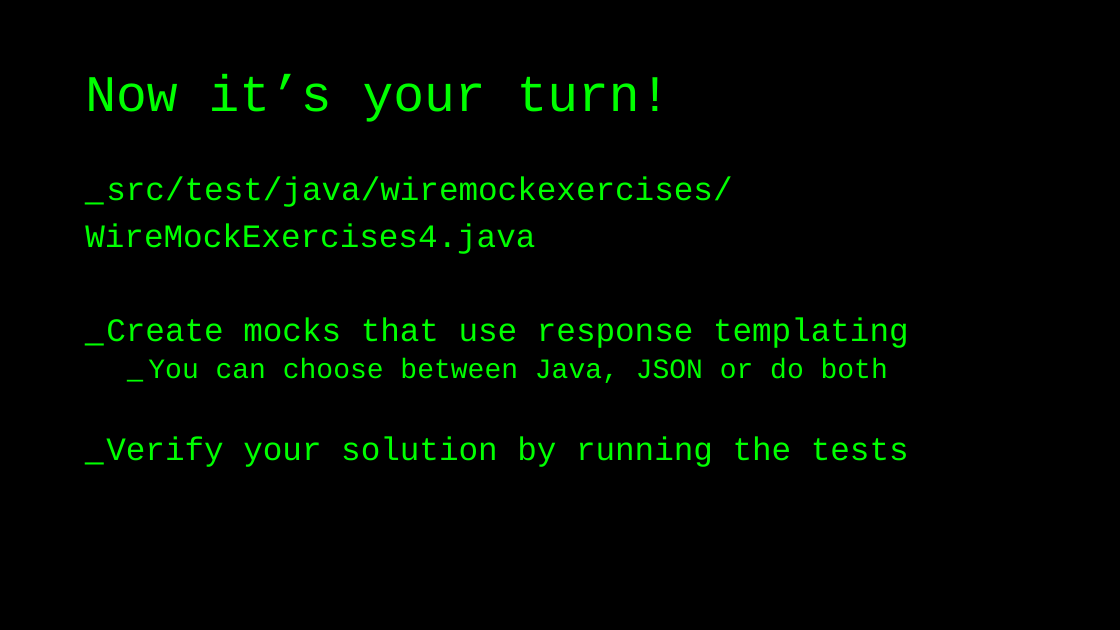
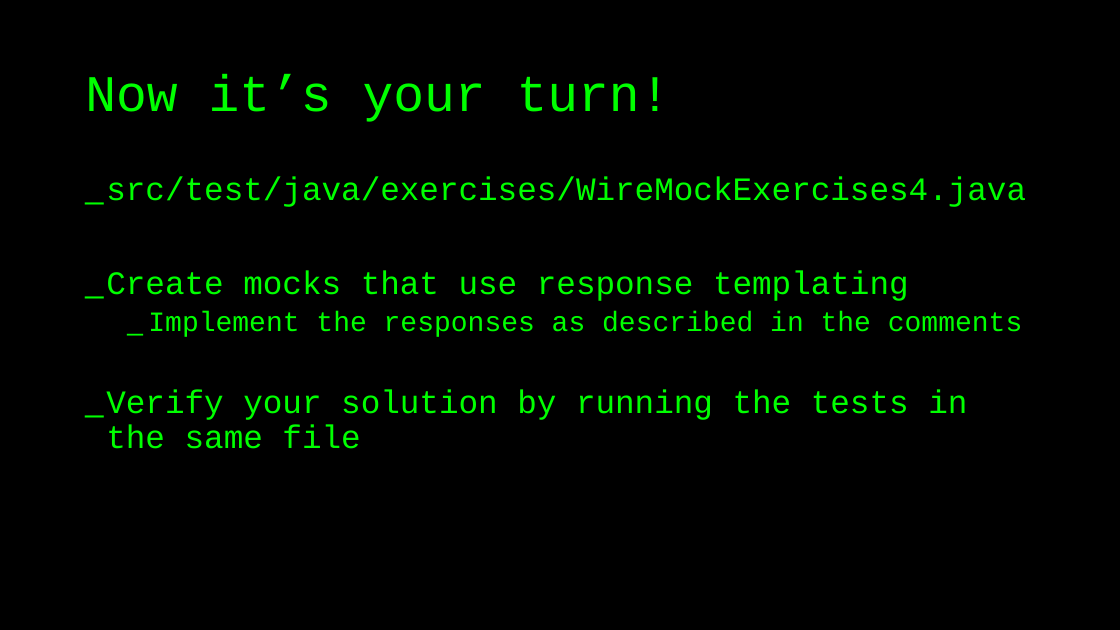
Before and after one commit to basdijkstra/wiremock-workshop, a slide deck: slide 47 of wiremock_workshop.pptx (slide 50 before the commit). Drawn at 1120x630 pixels with LibreOffice and Linux fonts; fonts in the diff are those of the drawing. Boxes give left, top, right and bottom in pixels: in the first picture for what was removed or moved away, otherwise in the second. Text is boxed around its words. In the diff, an @@ line names an element or a change of style, - is before the commit and + after.

```diff
--- a/wiremock_workshop.pptx
+++ b/wiremock_workshop.pptx
@@ text at (106,176,1026,207): text changed @@
-_ src/test/java/wiremockexercises/
-WireMockExercises4.java
+_ src/test/java/exercises/WireMockExercises4.java
@@ text at (106,311,1022,449): text changed; size 24 to 28 pt @@
-  _ You can choose between Java, JSON or do both
-_ Verify your solution by running the tests
+  _ Implement the responses as described in the comments
+_ Verify your solution by running the tests in the same file
```
Also in this commit, not shown: 19 other slides changed, 36 slides added, 4 slides removed, 2 other files.
